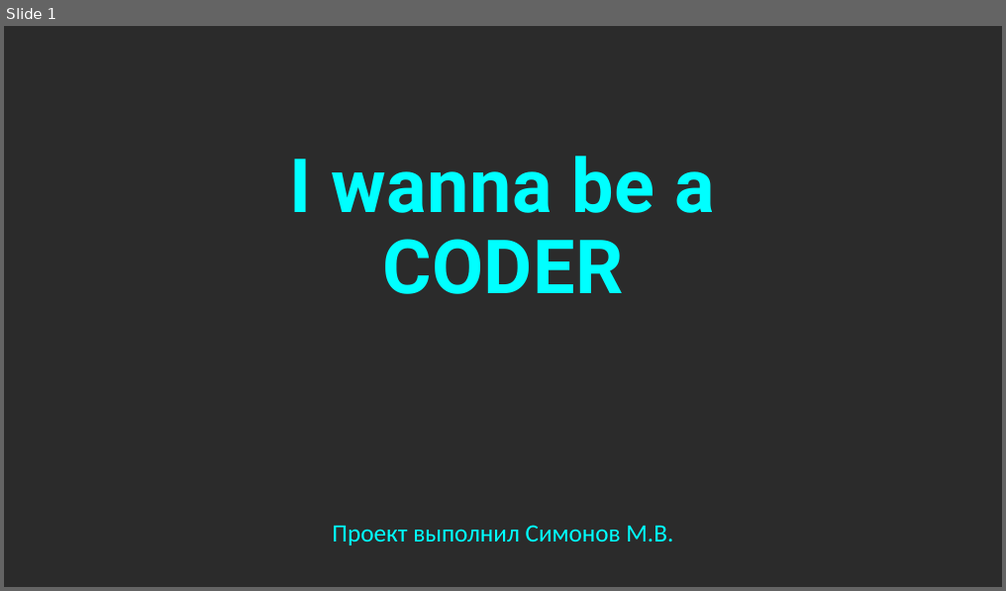
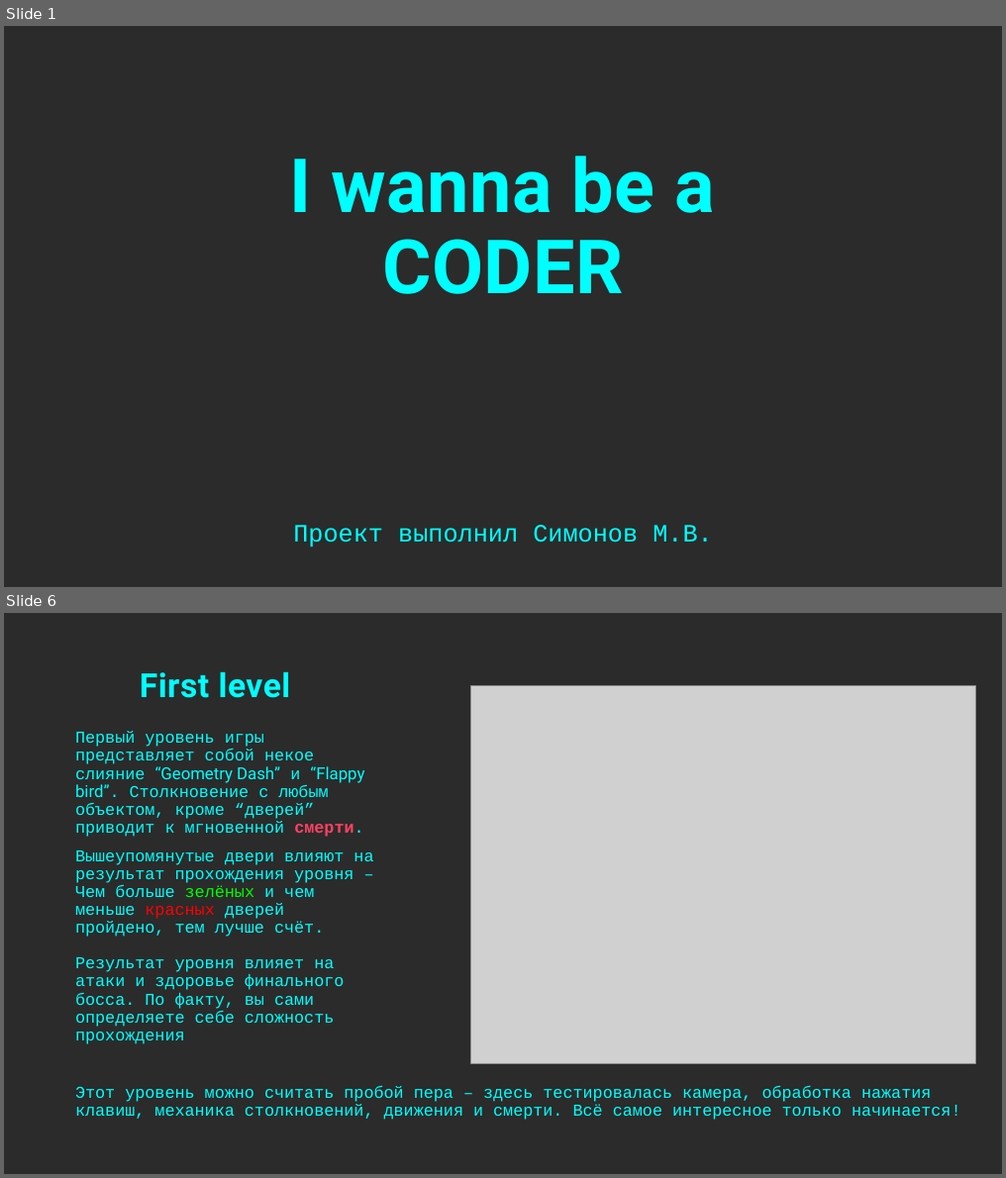
Before and after one commit to UuAcC/I_Wanna_Be_A_Coder, a slide deck: ПРЕЗЕНТАЦИЯ.pptx. Shown one above the other, each under a label of ours: slide 1 before the commit, slides 1 and 6 after it; the slides between them are not shown. The pictures are 1006x591 and 1006x1178 pixels, drawn with LibreOffice and Linux fonts; fonts in the diff are those of the drawing; grey boxes stand for pictures; background and template pictures are left out; a plain dark background stands for a picture behind light text. Boxes give left, top, right and bottom in pixels: in the first picture for what was removed or moved away, otherwise in the second. Text is boxed around its words. In the diff, an @@ line names an element or a change of style, - is before the commit and + after.

Commit message:
Presentation and another font
MINOR

```diff
--- a/ПРЕЗЕНТАЦИЯ.pptx
+++ b/ПРЕЗЕНТАЦИЯ.pptx
@@ slide 6 added at bbox=[4, 613, 1002, 1174], background picture (left out) @@
@@ title added at bbox=[140, 671, 291, 698], 32 pt, text #00FFFF, bold @@
+First level
@@ picture added at bbox=[471, 685, 976, 1063] @@
@@ text added at bbox=[75, 731, 373, 1045], 16 pt, text #00FFFF @@
+Первый уровень игры представляет собой некое слияние “Geometry Dash” и “Flappy bird”. Столкновение с любым объектом, кроме “дверей” приводит к мгновенной смерти.
+Вышеупомянутые двери влияют на результат прохождения уровня – Чем больше зелёных и чем меньше красных дверей пройдено, тем лучше счёт.
+Результат уровня влияет на атаки и здоровье финального босса. По факту, вы сами определяете себе сложность прохождения
@@ text added at bbox=[75, 1086, 961, 1120], 16 pt, text #00FFFF @@
+Этот уровень можно считать пробой пера – здесь тестировалась камера, обработка нажатия клавиш, механика столкновений, движения и смерти. Всё самое интересное только начинается!
@@ slide 1 changed as well @@
@@ subtitle "Проект выполнил Симонов М.В." at bbox=[293, 525, 713, 548]: font Calibri to Courier New @@
```
Also in this commit, not shown: 9 other slides added, 1 slide removed, 3 other files.
